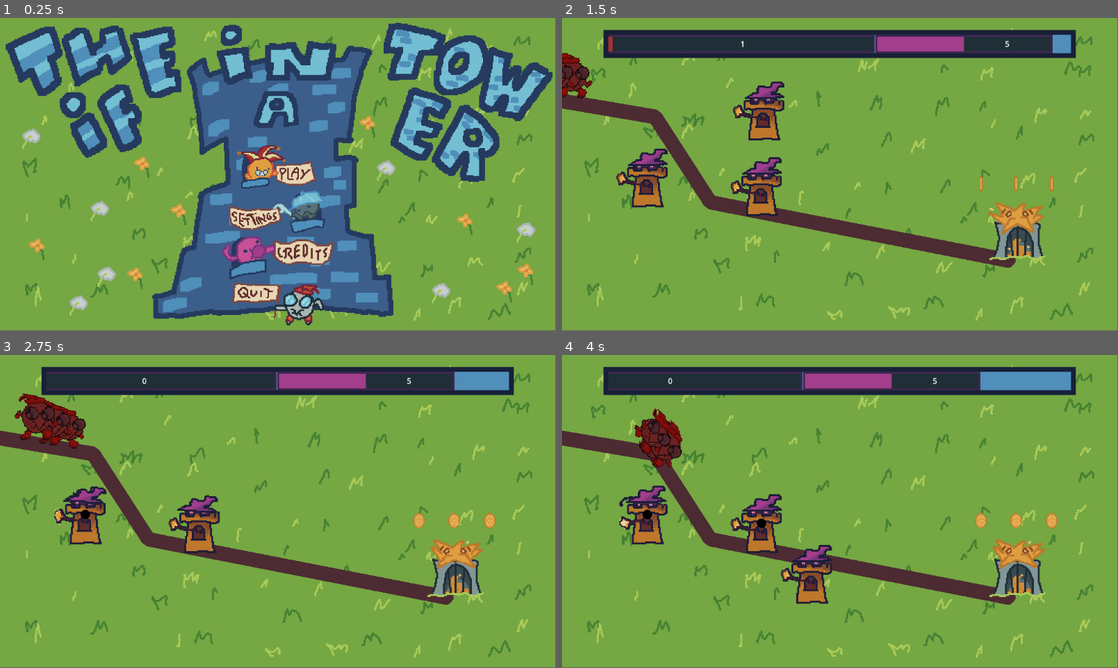
Above: before the commit, frames 1-4 (two rows, left to right).
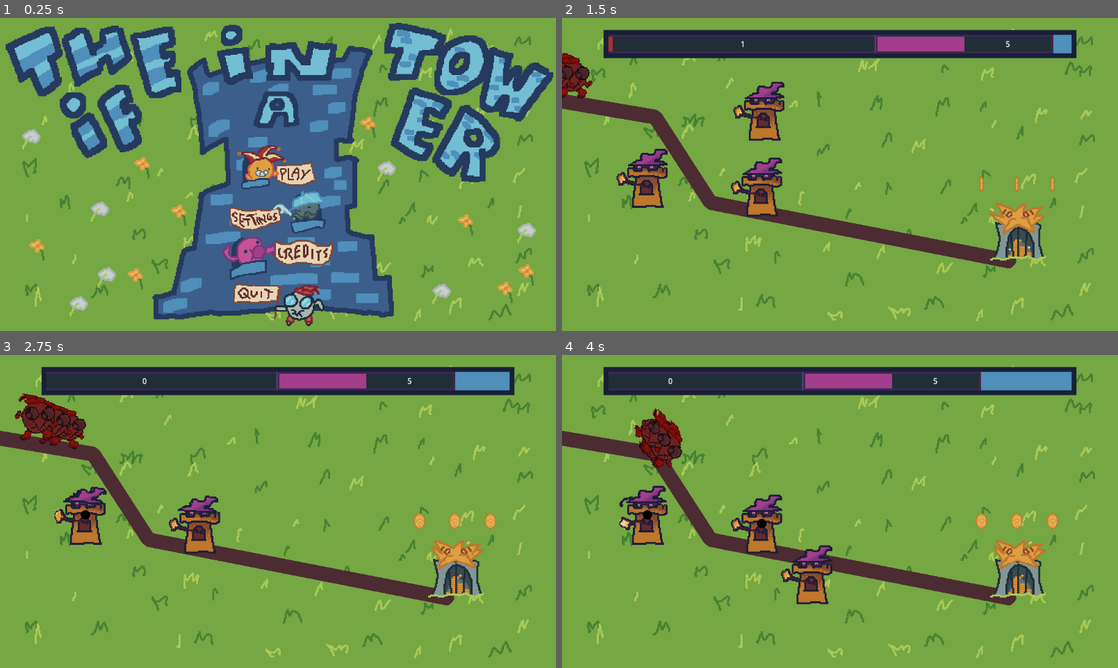
Above: after the commit, the same moments.

Repository: MagnusLucas/BrackeysAugust26
Game: Godot game, scene res://scenes/main_menu.tscn
Two runs of this game, one before a commit and one after it. Both use one fixed random seed, a clock stepped at 60 frames per second and the inputs below. The engine's default icon, where the game draws it, is replaced by a stand-in: a white triangle on a blue panel in a dark square.
Inputs (mouse positions are in pixels of both pictures, inside the frame that each line leads up to):
- Up to frame 1 (0.25 s): no input
- Up to frame 2 (1.5 s): click (840, 168) at 0.5 s; move the mouse to (762, 111) at 1.27 s; click (762, 111) at 1.42 s
- Up to frame 3 (2.75 s): move the mouse to (83, 514) at 2.02 s; click (83, 514) at 2.17 s
- Up to frame 4 (4 s): move the mouse to (762, 524) at 2.77 s; click (762, 524) at 2.92 s; move the mouse to (812, 574) at 3.52 s; click (812, 574) at 3.67 s
The window is 799x449 before the commit and 800x450 after it. Grey fills any space a smaller window leaves; there, only what the larger window draws over its background counts as a difference.

The runs differ from the first frame. In frame 1, 5.0% of the frame differs, in the area x 2-100%, y 1-99%; in frame 2, 2.7%; in frame 3, 2.5%; in frame 4, 2.9%.

Commit message:
Butt splash

Diff:
--- a/project.godot
+++ b/project.godot
@@ -15,6 +15,11 @@
 config/features=PackedStringArray("4.7", "GL Compatibility")
 boot_splash/image="uid://bnig34l74vojn"
 config/icon="res://icon.svg"
+
+[display]
+
+window/stretch/mode="viewport"
+window/stretch/scale_mode="integer"
 
 [gui]
 
Binary file changed: assets/main_menu/splash.png
